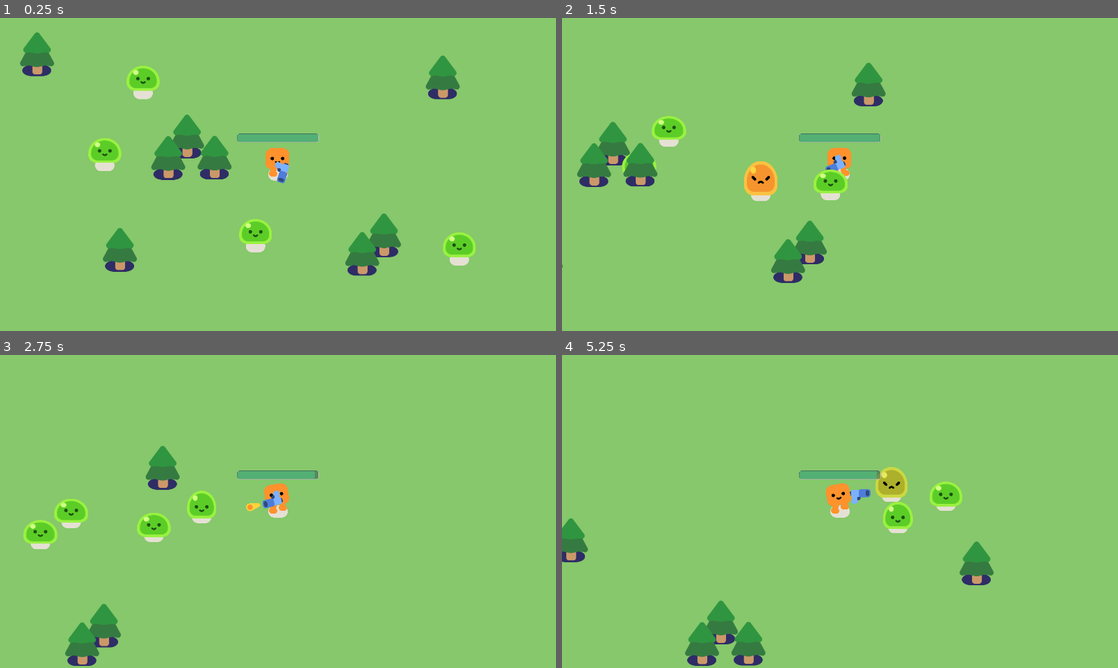
Above: before the commit, frames 1-4 (two rows, left to right).
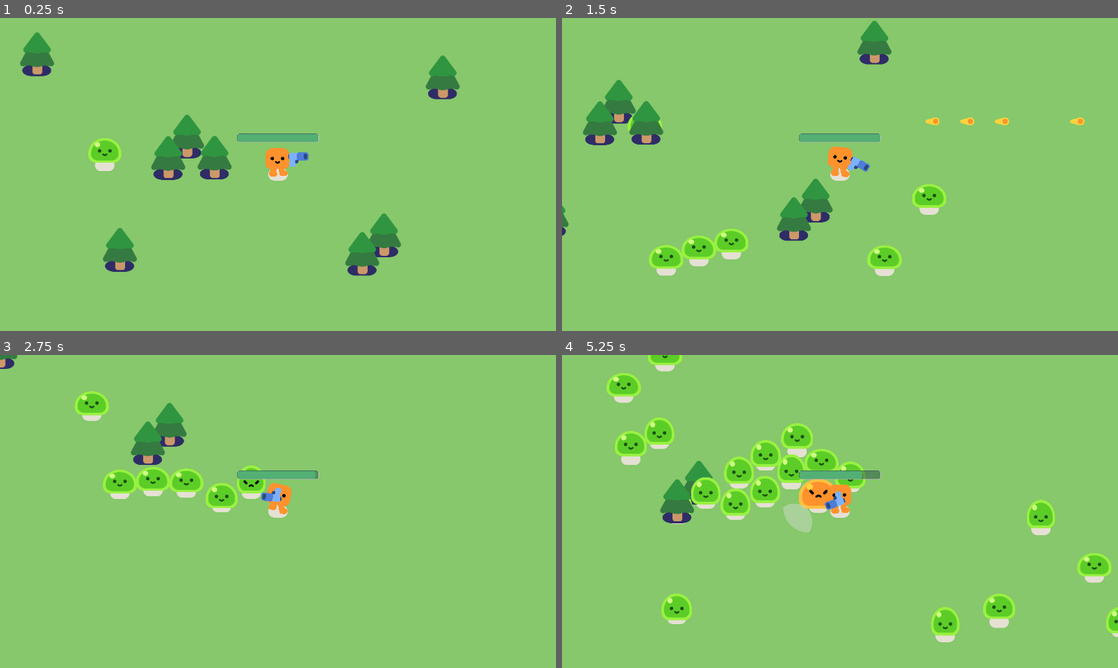
Above: after the commit, the same moments.

Repository: deannanicdao/2dgame
Game: Godot game, scene res://survivor_game.tscn
The game is run twice, just before and just after one commit, with the same random seed, the same clock (stepped at 60 frames per second) and the same inputs.
Inputs:
- Up to frame 1 (0.25 s): no input
- Up to frame 2 (1.5 s): hold D (move_right) 0.53-1.28 s; hold S (move_down) from 1.28 s (still down)
- Up to frame 3 (2.75 s): release S (move_down) at 2.03 s; hold D (move_right) from 2.03 s (still down)
- Up to frame 4 (5.25 s): release D (move_right) at 2.78 s; hold W (move_up) 2.78-3.53 s; hold A (move_left) 3.53-5.03 s; hold S (move_down) from 5.03 s (still down)

The runs differ from the first frame. In frame 1, 1.7% of the frame differs, in the area x 22-86%, y 15-80%; in frame 2, 11%; in frame 3, 7.0%; in frame 4, 14%, in the area x 0-100%, y 0-100%.

Commit message:
spawning logic outside of player perimeter

Diff:
--- /dev/null
+++ b/survivor_game.gd
@@ -0,0 +1,19 @@
+extends Node2D
+
+func _ready():
+	spawn_mob()
+	spawn_mob()
+	spawn_mob()
+	spawn_mob()
+	spawn_mob()
+	spawn_mob()
+
+func spawn_mob():
+	var new_mob = preload("res://mob.tscn").instantiate()
+	%PathFollow2D.progress_ratio = randf()
+	new_mob.global_position = %PathFollow2D.global_position
+	add_child(new_mob)
+
+
+func _on_timer_timeout():
+	spawn_mob()
--- a/survivor_game.tscn
+++ b/survivor_game.tscn
@@ -1,11 +1,19 @@
-[gd_scene load_steps=4 format=3 uid="uid://cq6ga2am01s43"]
+[gd_scene load_steps=6 format=3 uid="uid://cq6ga2am01s43"]
 
+[ext_resource type="Script" path="res://survivor_game.gd" id="1_hhm7l"]
 [ext_resource type="PackedScene" uid="uid://eydm4jmmvf6a" path="res://player.tscn" id="1_jygsl"]
 [ext_resource type="PackedScene" uid="uid://by0yi5u2vu0aa" path="res://pine_tree.tscn" id="2_rttsk"]
 [ext_resource type="PackedScene" uid="uid://cr0a5saadp6f7" path="res://mob.tscn" id="3_hjd6y"]
 
+[sub_resource type="Curve2D" id="Curve2D_rebr8"]
+_data = {
+"points": PackedVector2Array(0, 0, 0, 0, -245, -202, 0, 0, 0, 0, 2150, -195, 0, 0, 0, 0, 2161, 1354, 0, 0, 0, 0, -241, 1343, 0, 0, 0, 0, -245, -202)
+}
+point_count = 5
+
 [node name="Game" type="Node2D"]
 y_sort_enabled = true
+script = ExtResource("1_hhm7l")
 
 [node name="CanvasLayer" type="CanvasLayer" parent="."]
 layer = -30
@@ -20,17 +28,17 @@
 [node name="Player" parent="." instance=ExtResource("1_jygsl")]
 position = Vector2(992, 556)
 
+[node name="Path2D" type="Path2D" parent="Player"]
+position = Vector2(-992, -556)
+curve = SubResource("Curve2D_rebr8")
+
+[node name="PathFollow2D" type="PathFollow2D" parent="Player/Path2D"]
+unique_name_in_owner = true
+position = Vector2(-245, -202)
+rotation = 0.00292275
+
 [node name="Mob" parent="." instance=ExtResource("3_hjd6y")]
 position = Vector2(319, 520)
-
-[node name="Mob2" parent="." instance=ExtResource("3_hjd6y")]
-position = Vector2(1686, 881)
-
-[node name="Mob3" parent="." instance=ExtResource("3_hjd6y")]
-position = Vector2(892, 875)
-
-[node name="Mob4" parent="." instance=ExtResource("3_hjd6y")]
-position = Vector2(462, 236)
 
 [node name="PineTree" parent="." instance=ExtResource("2_rttsk")]
 position = Vector2(445, 875)
@@ -83,3 +91,9 @@
 
 [node name="PineTree9" parent="." instance=ExtResource("2_rttsk")]
 position = Vector2(159, 200)
+
+[node name="Timer" type="Timer" parent="."]
+wait_time = 0.3
+autostart = true
+
+[connection signal="timeout" from="Timer" to="." method="_on_timer_timeout"]
